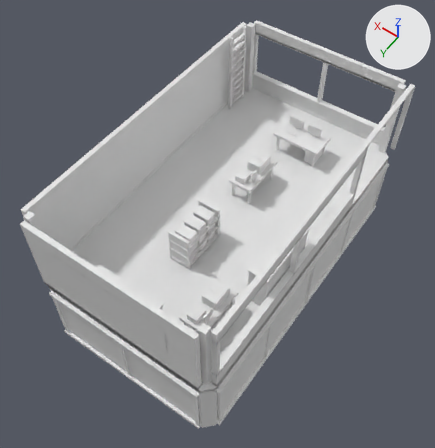
What one commit did to the OBJ model cloudbreak-array-r2/assets/tower-e-1.obj.
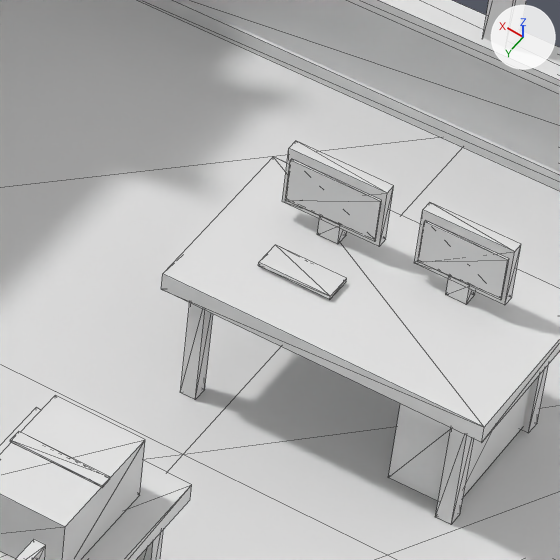
Each version is shown whole from a 50 mm lens placed at (-7.51, 11.32, 16.42), pointed at (0.07, 0.71, -0.24), then close up on the part from 58% to 75% of the width and 21% to 38% of the height. Every picture has the same lights, and +X, +Y and +Z are marked at upper right. The first two pictures are the older version. The close-ups show mesh edges as thin lines. Where no turn or scale is listed for an object, it has been applied to the vertices.

The first close-up shows 'tower-e-1'.
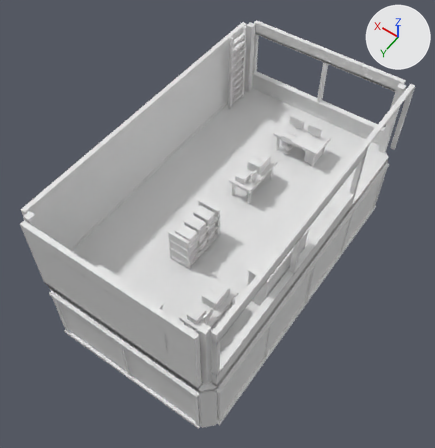
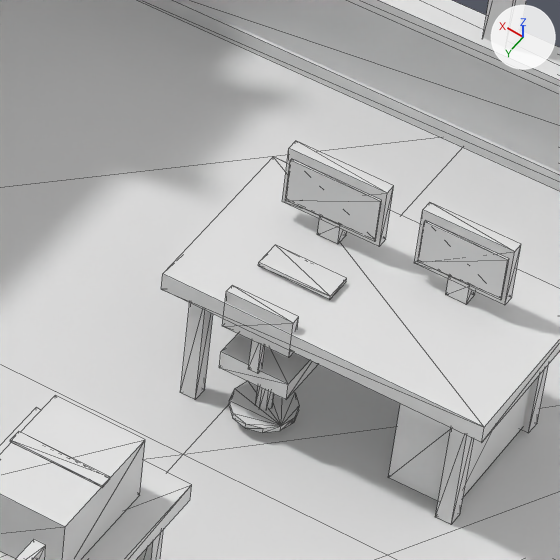
Pixel boxes [x1, y1, x2, y2] of what changed, in the close-ups (560 x 560 px):
part 1 of me_tower_e_1, added
    after: [229, 381, 299, 433]
part 2 of me_tower_e_1, added
    after: [256, 387, 274, 409]
part 3 of me_tower_e_1, added
    after: [219, 334, 318, 400]
part 4 of me_tower_e_1, added
    after: [248, 341, 265, 374]
part 5 of me_tower_e_1, added
    after: [222, 285, 299, 358]

Patch to the scene script:
```diff
--- a/cloudbreak-array-r2/assets/tower-e-1.obj.py
+++ b/cloudbreak-array-r2/assets/tower-e-1.obj.py
@@ me_tower_e_1 @@
 # used by ob_tower_e_1; location = (0.0, 0.0, 0.0)
-me_tower_e_1.from_pydata(...)  # 1037 vertices, 1556 faces; spans x -3.57..3.57, y -6.17..6.17, z -2.97..3.33
+me_tower_e_1.from_pydata(...)  # 1101 vertices, 1664 faces; spans x -3.57..3.57, y -6.17..6.17, z -2.97..3.33
+# me_tower_e_1 part 1: a new loose piece, a 12-sided cylinder along z spanning x -0.37..-0.01, y -3.645..-3.285, z 0.069..0.104
+# me_tower_e_1 part 2: a new loose piece, an 8-sided cylinder along z spanning x -0.236..-0.144, y -3.511..-3.419, z 0.094..0.384
+# me_tower_e_1 part 3: a new loose piece, a box spanning x -0.39..0.01, y -3.62..-3.31, z 0.37..0.48
+# me_tower_e_1 part 4: a new loose piece, a box spanning x -0.218..-0.162, y -3.338..-3.293, z 0.469..0.749
+# me_tower_e_1 part 5: a new loose piece, a box spanning x -0.385..0.005, y -3.332..-3.278, z 0.689..0.929
```
